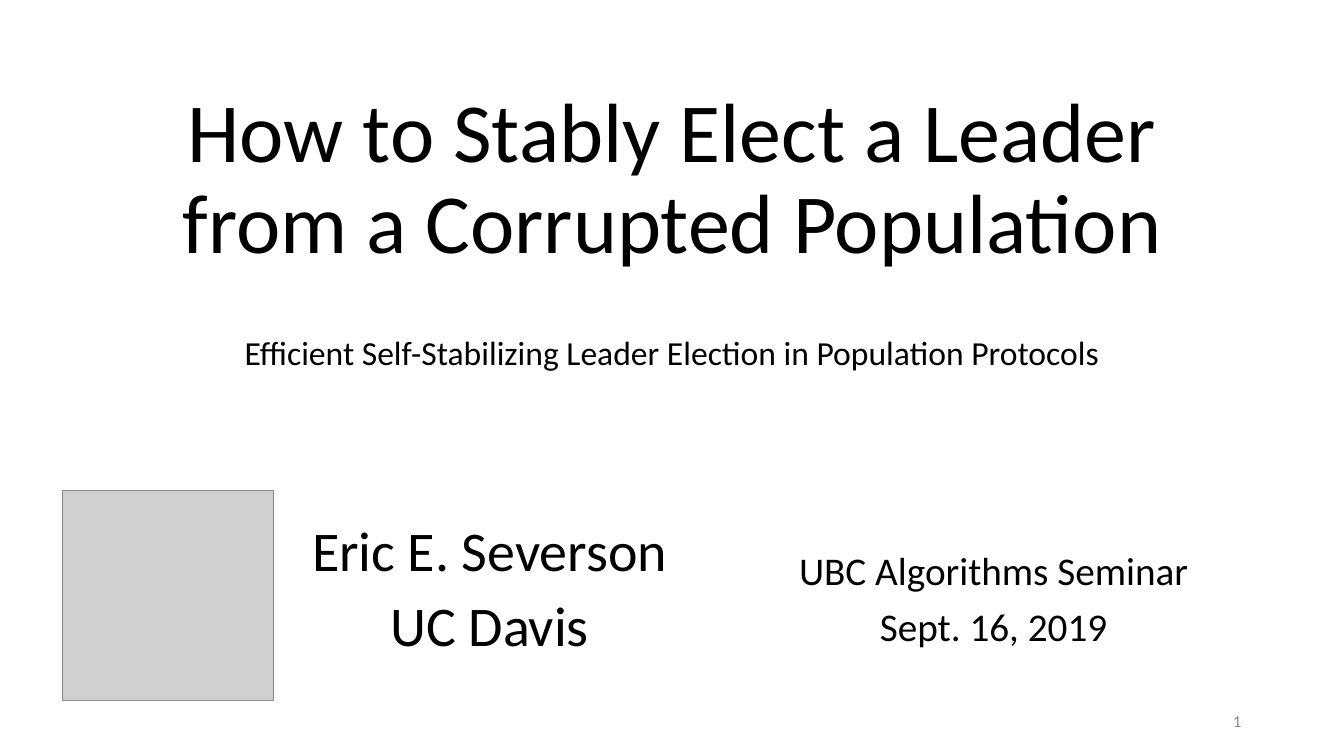
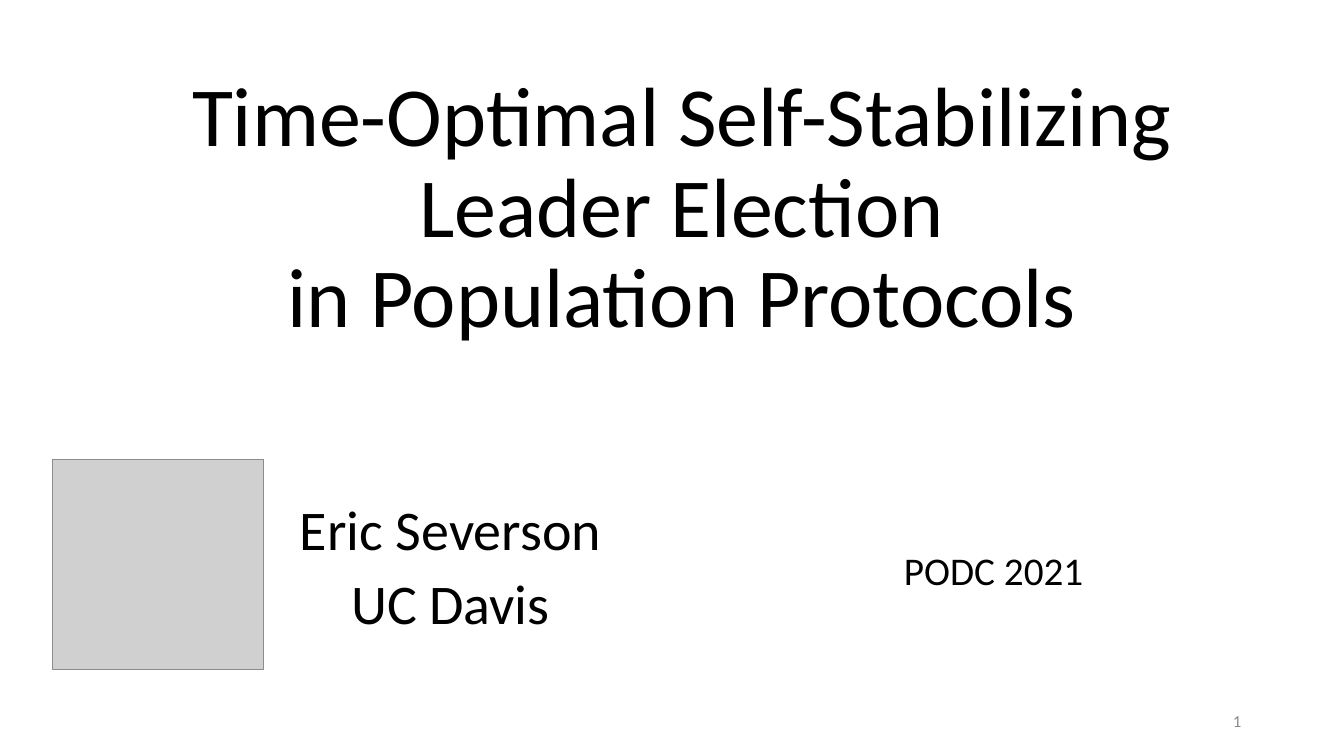
Before and after one commit to EricESeverson/academic-website, a slide deck: slide 1 of static/media/efficient_ssle_talk.pptx. Drawn at 1344x756 pixels with LibreOffice and Linux fonts; fonts in the diff are those of the drawing; grey boxes stand for pictures. Boxes give left, top, right and bottom in pixels: in the first picture for what was removed or moved away, otherwise in the second. Text is boxed around its words. In the diff, an @@ line names an element or a change of style, - is before the commit and + after.

```diff
--- a/static/media/efficient_ssle_talk.pptx
+++ b/static/media/efficient_ssle_talk.pptx
@@ title at (192, 87, 1170, 341): text changed @@
-How to Stably Elect a Leader from a Corrupted Population
+Time-Optimal Self-Stabilizing Leader Election
+in Population Protocols
@@ subtitle removed at (245, 341, 1098, 371) @@
-Efficient Self-Stabilizing Leader Election in Population Protocols
@@ picture: place and size @@
-picture at (63, 490, 273, 701)
+picture at (52, 460, 263, 670)
@@ text "Eric Severson": place and size @@
-text "Eric Severson" at (312, 532, 667, 647)
+text "Eric Severson" at (300, 511, 601, 625)
@@ text at (300, 511, 601, 551): text changed @@
-Eric E. Severson
+Eric Severson
@@ text at (904, 559, 1083, 586): text changed @@
-UBC Algorithms Seminar
-Sept. 16, 2019
+PODC 2021
```
Also in this commit, not shown: 8 other slides changed, 14 slides added, 18 slides removed, 7 other files.
